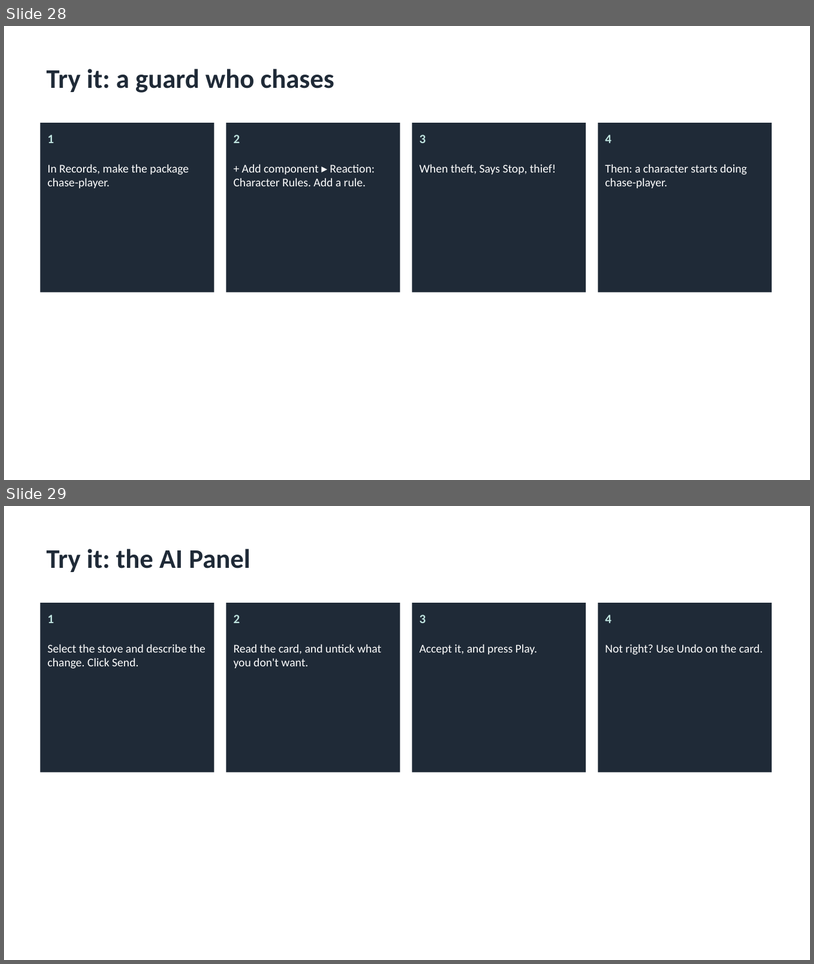
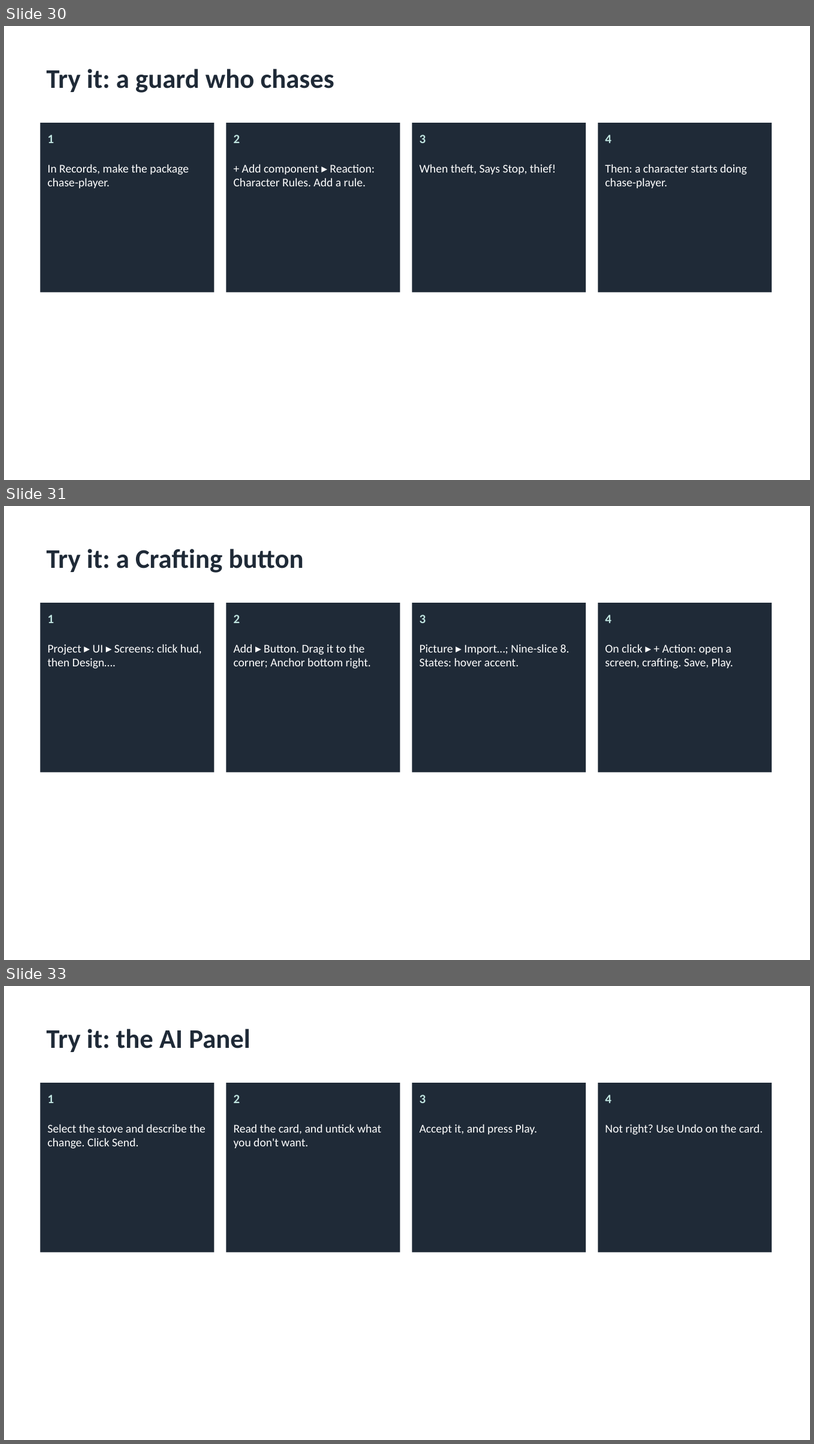
Before and after one commit to cuneyttyler/ai-gameengine-standalone, a slide deck: docs/manuals/AIGE-User-Guide.pptx. Shown one above the other, each under a label of ours: slides 28 and 29 before the commit, slides 30, 31 and 33 after it; the slides between them are not shown. The pictures are 814x964 and 814x1444 pixels, drawn with LibreOffice and Linux fonts; fonts in the diff are those of the drawing. Boxes give left, top, right and bottom in pixels: in the first picture for what was removed or moved away, otherwise in the second. Text is boxed around its words. In the diff, an @@ line names an element or a change of style, - is before the commit and + after.

```diff
--- a/docs/manuals/AIGE-User-Guide.pptx
+++ b/docs/manuals/AIGE-User-Guide.pptx
@@ slide 31 added at (4, 506, 810, 960), background #FFFFFF @@
@@ title added at (47, 549, 304, 573), 32 pt, text #1F2A37, bold @@
+Try it: a Crafting button
@@ rectangle added at (40, 603, 215, 772), fill #1F2A37 @@
@@ rectangle added at (226, 603, 400, 772), fill #1F2A37 @@
@@ rectangle added at (413, 603, 587, 772), fill #1F2A37 @@
@@ rectangle added at (598, 603, 772, 772), fill #1F2A37 @@
@@ text added at (48, 615, 54, 623), 15 pt, text #BFE3DF, bold @@
+1
@@ text added at (234, 615, 240, 623), 15 pt, text #BFE3DF, bold @@
+2
@@ text added at (420, 615, 426, 623), 15 pt, text #BFE3DF, bold @@
+3
@@ text added at (605, 615, 612, 623), 15 pt, text #BFE3DF, bold @@
+4
@@ text added at (48, 644, 202, 669), 14 pt, text #FFFFFF @@
+Project ▸ UI ▸ Screens: click hud, then Design….
@@ text added at (234, 644, 371, 669), 14 pt, text #FFFFFF @@
+Add ▸ Button. Drag it to the corner; Anchor bottom right.
@@ text added at (420, 644, 570, 666), 14 pt, text #FFFFFF @@
+Picture ▸ Import…; Nine-slice 8. States: hover accent.
@@ text added at (605, 644, 734, 669), 14 pt, text #FFFFFF @@
+On click ▸ + Action: open a screen, crafting. Save, Play.
@@ what was slide 28 is now slide 30 @@
@@ what was slide 29 is now slide 33 @@
```
Also in this commit, not shown: 1 slide changed, 3 other slides added, 29 other files.
